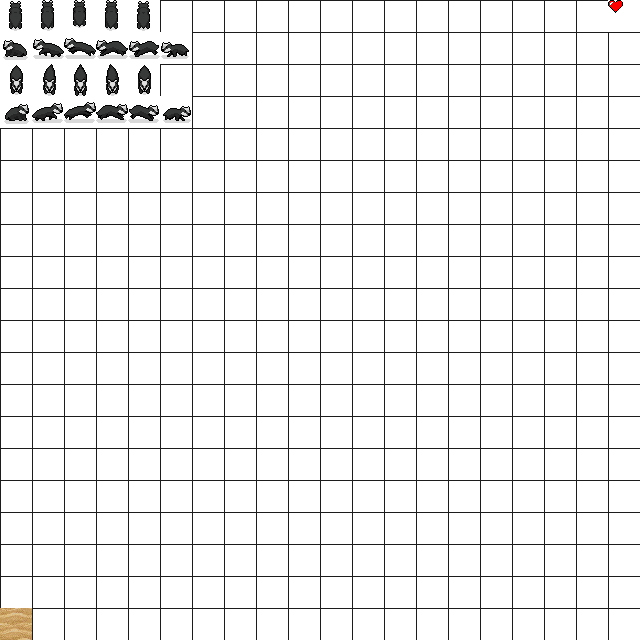
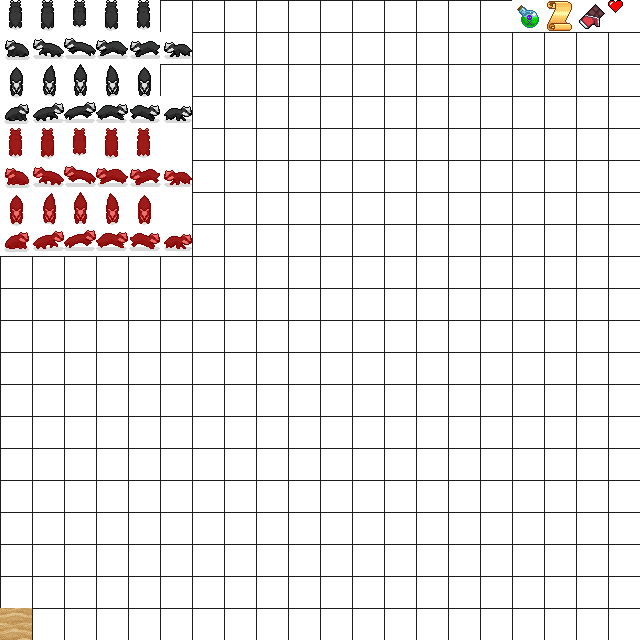
Layers edited between the first and the second 640 x 640 image:
renamed "Layer 24" to "Layer 2", opacity 15% → 100%, painted on it over [0, 0, 608, 256]
removed layer "Layer 7" over [0, 0, 608, 256]
